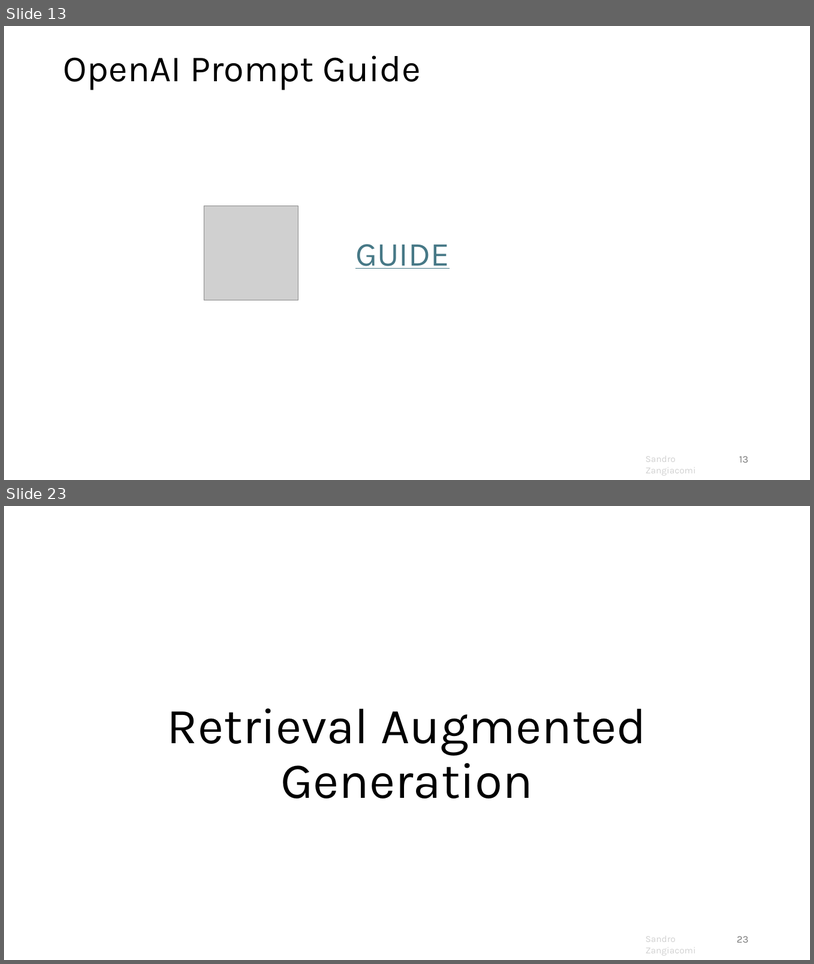
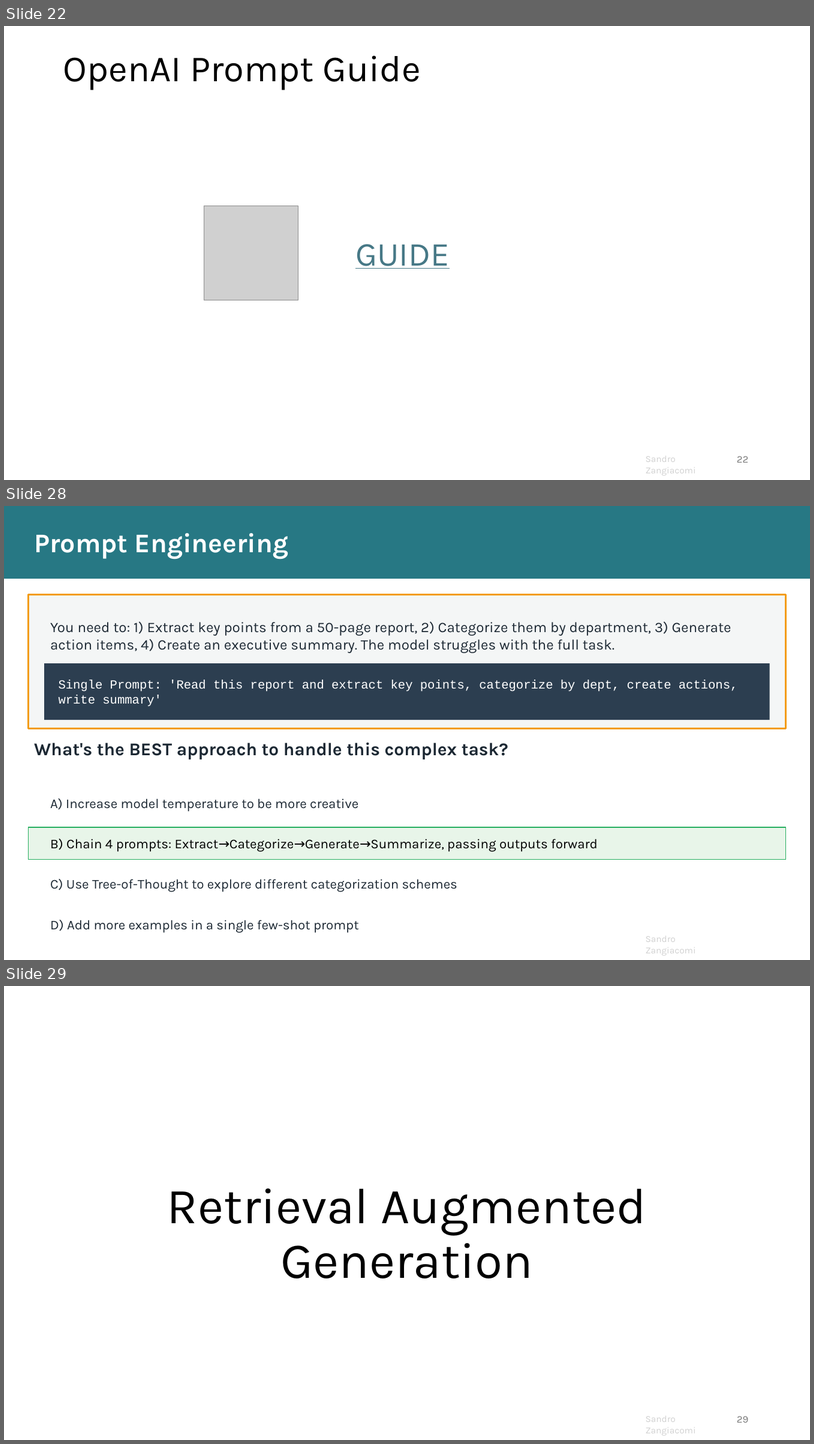
Before and after one commit to sandrozc/llm_learning_xp, a slide deck: genai_course.pptx. Shown one above the other, each under a label of ours: slides 13 and 23 before the commit, slides 22, 28 and 29 after it; the slides between them are not shown. The pictures are 814x964 and 814x1444 pixels, drawn with LibreOffice and Linux fonts; fonts in the diff are those of the drawing; grey boxes stand for pictures; background and template pictures are left out. Boxes give left, top, right and bottom in pixels: in the first picture for what was removed or moved away, otherwise in the second. Text is boxed around its words. In the diff, an @@ line names an element or a change of style, - is before the commit and + after.

```diff
--- a/genai_course.pptx
+++ b/genai_course.pptx
@@ slide 28 added at (4, 506, 810, 960), background #FFFFFF; not listed: 1 template element that a slide beside it also shows @@
@@ rectangle added at (4, 506, 810, 579), fill #277884 @@
@@ text added at (34, 533, 289, 559), 32 pt, text #FFFFFF, bold @@
+Prompt Engineering
@@ rectangle added at (28, 595, 786, 729), fill #F4F6F6, outline #F39C12 2 pt @@
@@ text added at (50, 621, 732, 653), 17.3 pt, text #1C2833 @@
+You need to: 1) Extract key points from a 50-page report, 2) Categorize them by department, 3) Generate action items, 4) Create an executive summary. The model struggles with the full task.
@@ rectangle added at (45, 663, 770, 720), fill #2C3E50 @@
@@ text added at (59, 679, 738, 706), 14.7 pt, text #FFFFFF @@
+Single Prompt: 'Read this report and extract key points, categorize by dept, create actions, write summary'
@@ text added at (34, 742, 509, 759), 21.3 pt, text #1C2833, bold @@
+What's the BEST approach to handle this complex task?
@@ text added at (50, 798, 359, 811), 16 pt, text #1C2833 @@
+A) Increase model temperature to be more creative
@@ rectangle added at (28, 827, 786, 859), fill #E8F5E9, outline #27AE60 1 pt @@
@@ text added at (50, 838, 598, 852), 16 pt, text #000000 @@
+B) Chain 4 prompts: Extract→Categorize→Generate→Summarize, passing outputs forward
@@ text added at (50, 879, 458, 892), 16 pt, text #1C2833 @@
+C) Use Tree-of-Thought to explore different categorization schemes
@@ text added at (50, 919, 359, 933), 16 pt, text #1C2833 @@
+D) Add more examples in a single few-shot prompt
@@ what was slide 13 is now slide 22 @@
@@ page number at (737, 456, 749, 462): text changed @@
-13
+22
@@ what was slide 23 is now slide 29 @@
@@ page number at (737, 1416, 749, 1422): text changed @@
-23
+29
```
Also in this commit, not shown: 15 slides changed, 6 other slides added, 1 slide removed.
